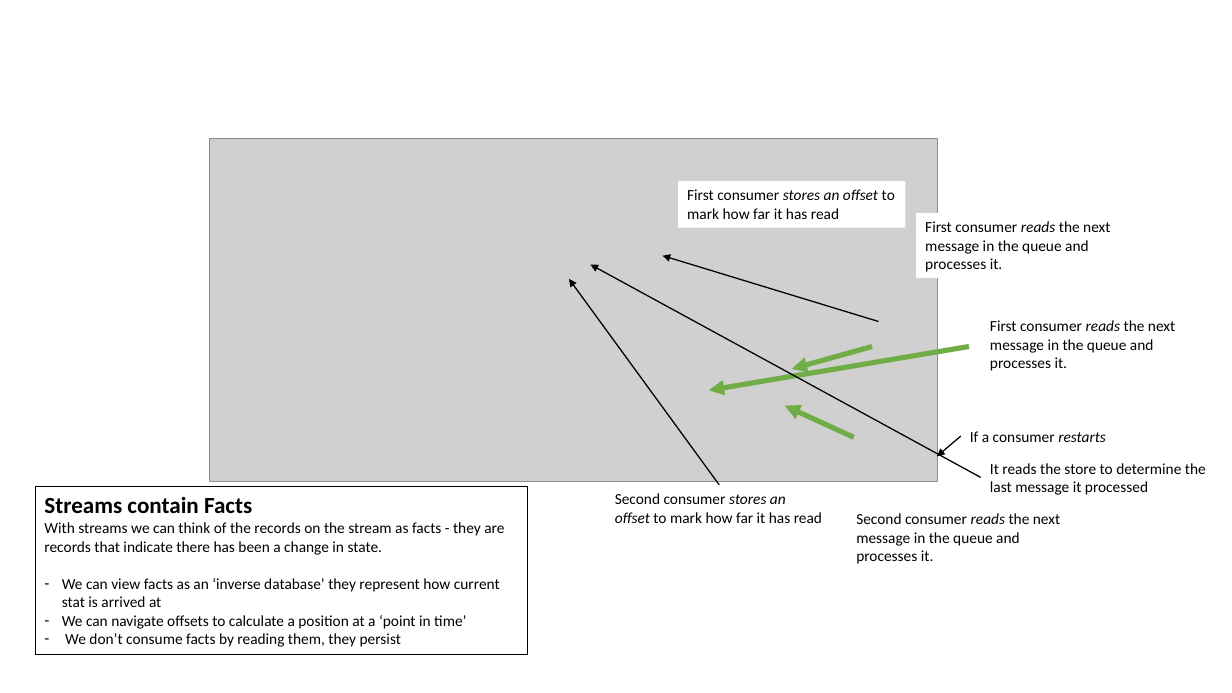
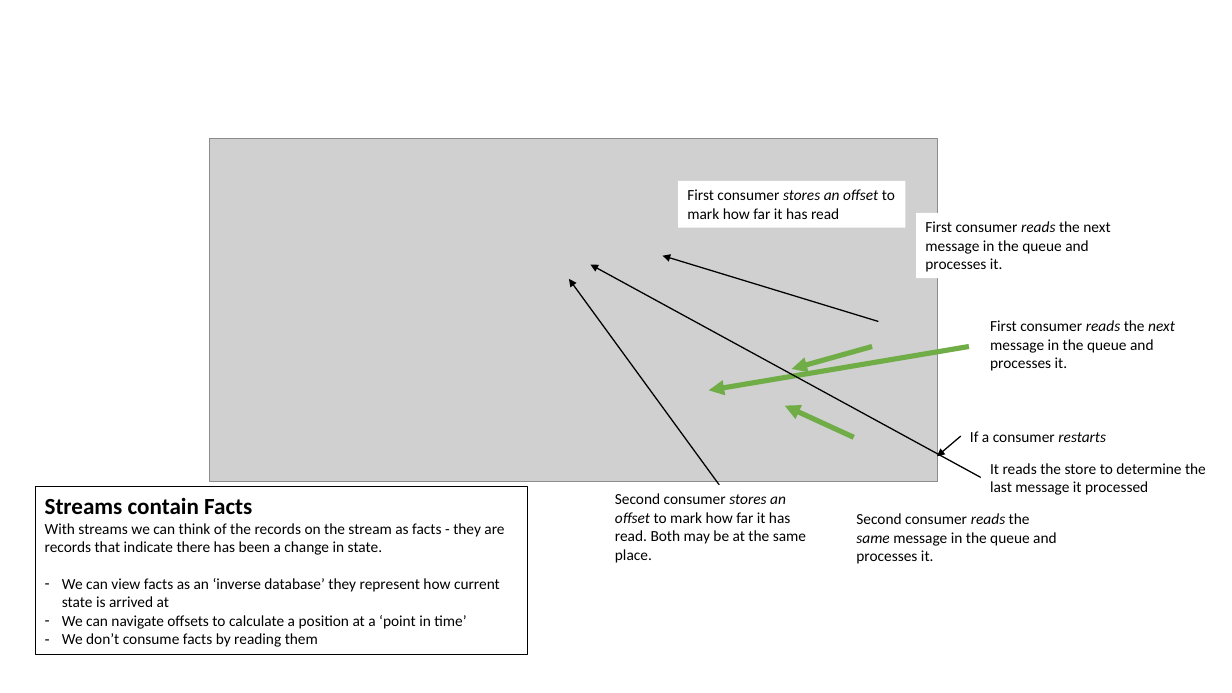
Before and after one commit to iancooper/Presentations, a slide deck: slide 16 of Polyglot Flow Build Stuff.pptx. Drawn at 1232x693 pixels with LibreOffice and Linux fonts; fonts in the diff are those of the drawing; grey boxes stand for pictures. Boxes give left, top, right and bottom in pixels: in the first picture for what was removed or moved away, otherwise in the second. Text is boxed around its words. In the diff, an @@ line names an element or a change of style, - is before the commit and + after.

```diff
--- a/Polyglot Flow Build Stuff.pptx
+++ b/Polyglot Flow Build Stuff.pptx
@@ text "First consumer reads the next ..." at (990, 320, 1175, 371): italic on in "next" @@
@@ rectangle "Second consumer stores an offset ...": place and size @@
-rectangle "Second consumer stores an offset ..." at (606, 485, 834, 531)
+rectangle "Second consumer stores an offset ..." at (606, 485, 834, 569)
@@ text in rectangle at (615, 493, 806, 563): text changed @@
-Second consumer stores an offset to mark how far it has read
+Second consumer stores an offset to mark how far it has read. Both may be at the same place.
@@ text at (856, 513, 1057, 564): text changed @@
-Second consumer reads the next message in the queue and processes it.
+Second consumer reads the same message in the queue and processes it.
@@ text in rectangle at (62, 578, 500, 607): text changed @@
-– We can view facts as an ‘inverse database’ they represent how current stat is arrived at
+– We can view facts as an ‘inverse database’ they represent how current state is arrived at
@@ text in rectangle at (62, 633, 318, 647): text changed @@
-– We don’t consume facts by reading them, they persist
+– We don’t consume facts by reading them
```
Also in this commit, not shown: 28 other slides changed, 1 slide added, 3 slides removed.
